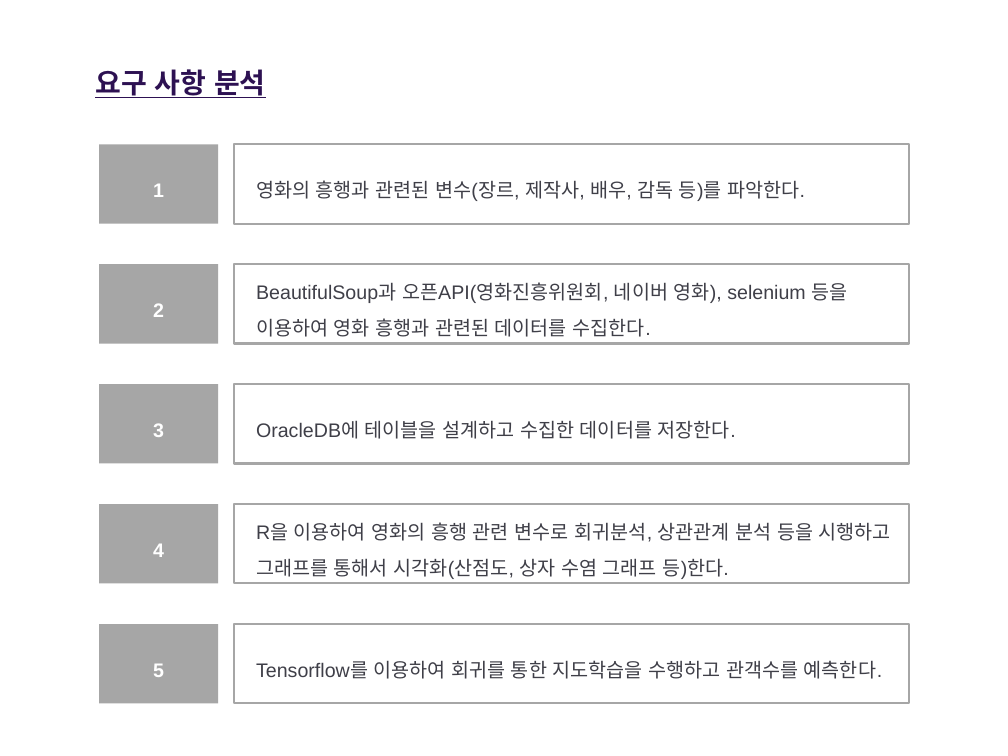
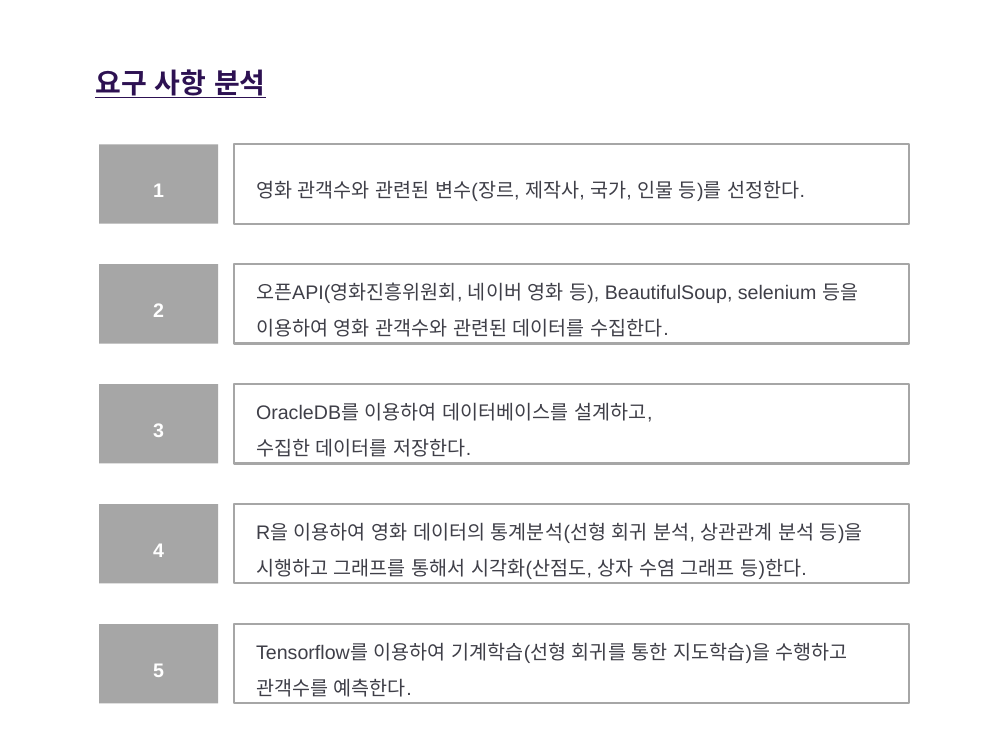
Before and after one commit to Hopanman/NAdata, a slide deck: slide 5 of 프로젝트 기획안(양식)_(NA팀).pptx. Drawn at 1008x756 pixels with LibreOffice and Linux fonts; fonts in the diff are those of the drawing. Boxes give left, top, right and bottom in pixels: in the first picture for what was removed or moved away, otherwise in the second. Text is boxed around its words. In the diff, an @@ line names an element or a change of style, - is before the commit and + after.

Commit message:
PPT업데이트

```diff
--- a/프로젝트 기획안(양식)_(NA팀).pptx
+++ b/프로젝트 기획안(양식)_(NA팀).pptx
@@ text in rectangle at [256,180,805,201]: text changed @@
-영화의 흥행과 관련된 변수(장르, 제작사, 배우, 감독 등)를 파악한다.
+영화 관객수와 관련된 변수(장르, 제작사, 국가, 인물 등)를 선정한다.
@@ text in rectangle at [256,282,858,337]: text changed @@
-BeautifulSoup과 오픈API(영화진흥위원회, 네이버 영화), selenium 등을 이용하여 영화 흥행과 관련된 데이터를 수집한다.
+오픈API(영화진흥위원회, 네이버 영화 등), BeautifulSoup, selenium 등을 이용하여 영화 관객수와 관련된 데이터를 수집한다.
@@ text in rectangle at [256,402,652,457]: text changed @@
-OracleDB에 테이블을 설계하고 수집한 데이터를 저장한다.
+OracleDB를 이용하여 데이터베이스를 설계하고,
+수집한 데이터를 저장한다.
@@ text in rectangle at [256,522,863,579]: text changed @@
-R을 이용하여 영화의 흥행 관련 변수로 회귀분석, 상관관계 분석 등을 시행하고 그래프를 통해서 시각화(산점도, 상자 수염 그래프 등)한다.
+R을 이용하여 영화 데이터의 통계분석(선형 회귀 분석, 상관관계 분석 등)을 시행하고 그래프를 통해서 시각화(산점도, 상자 수염 그래프 등)한다.
@@ text in rectangle at [256,642,848,697]: text changed @@
-Tensorflow를 이용하여 회귀를 통한 지도학습을 수행하고 관객수를 예측한다.
+Tensorflow를 이용하여 기계학습(선형 회귀를 통한 지도학습)을 수행하고
+관객수를 예측한다.
```
